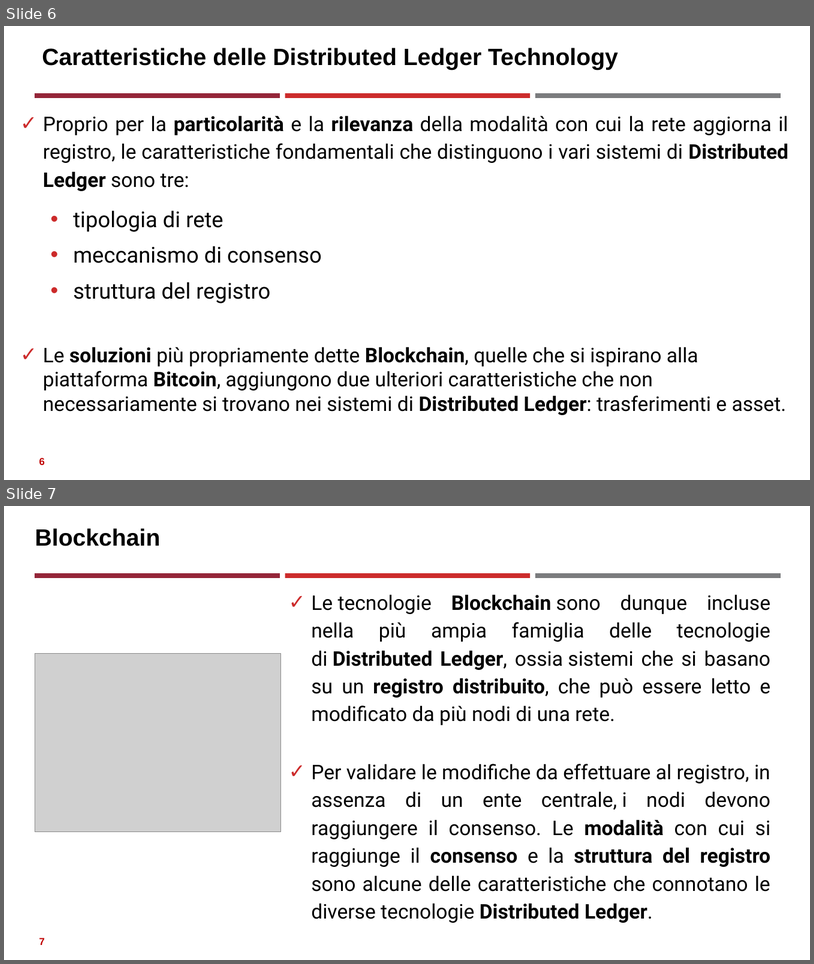
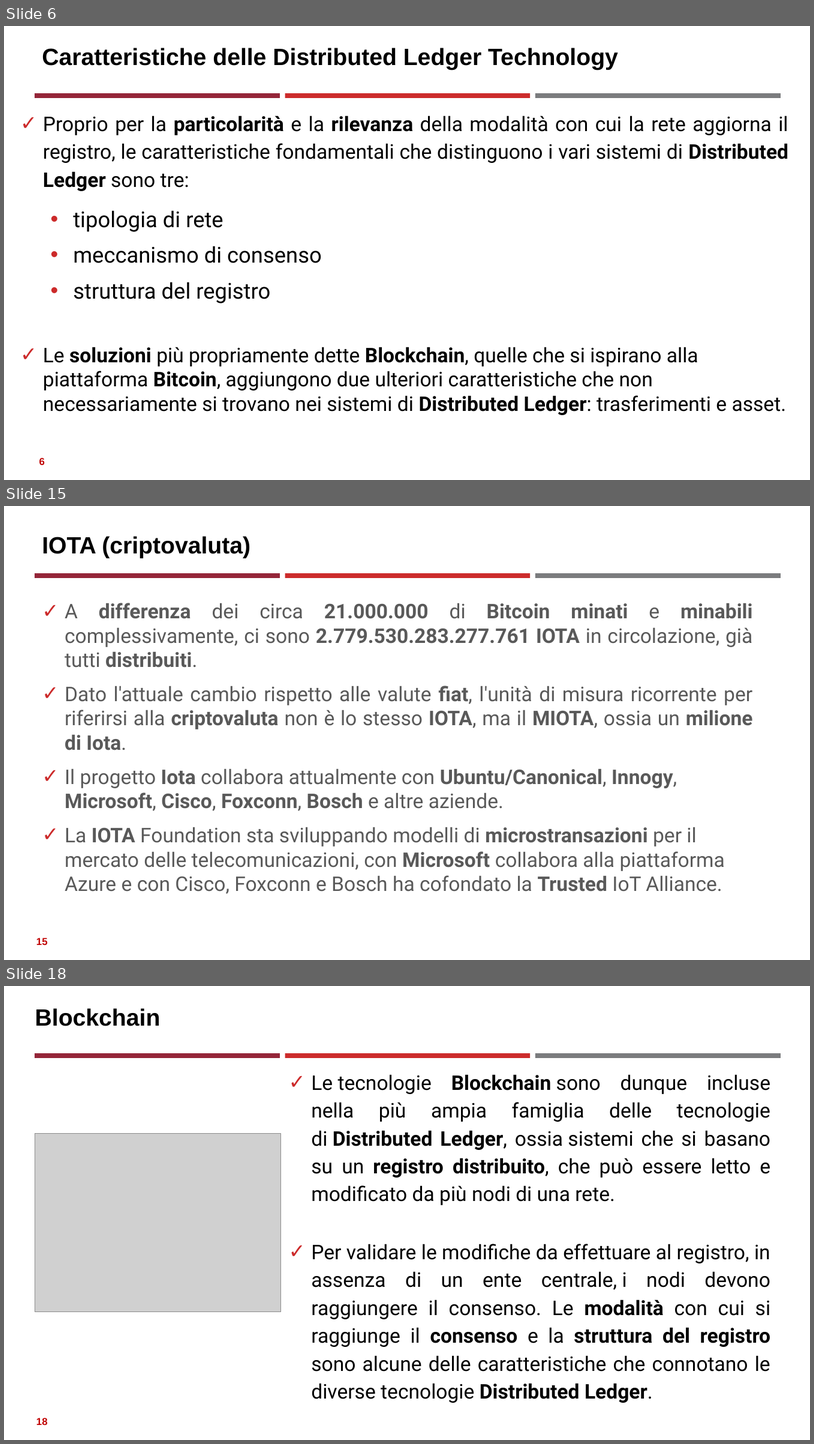
Before and after one commit to neural1977/data_science_interview_material, a slide deck: Assicurazioni/Distributed Ledger Technology_ita.pptx. Shown one above the other, each under a label of ours: slides 6 and 7 before the commit, slides 6, 15 and 18 after it; the slides between them are not shown. The pictures are 814x964 and 814x1444 pixels, drawn with LibreOffice and Linux fonts; fonts in the diff are those of the drawing; grey boxes stand for pictures. Boxes give left, top, right and bottom in pixels: in the first picture for what was removed or moved away, otherwise in the second. Text is boxed around its words. In the diff, an @@ line names an element or a change of style, - is before the commit and + after.

```diff
--- a/Assicurazioni/Distributed Ledger Technology_ita.pptx
+++ b/Assicurazioni/Distributed Ledger Technology_ita.pptx
@@ slide 15 added at (4, 506, 810, 960), background #FFFFFF; not listed: 3 template elements that a slide beside it also shows @@
@@ title added at (42, 536, 251, 558), 28 pt, text #000000, bold @@
+IOTA (criptovaluta)
@@ text added at (65, 603, 753, 894), 24 pt, text #595959 @@
+✓ A differenza dei circa 21.000.000 di Bitcoin minati e minabili complessivamente, ci sono 2.779.530.283.277.761 IOTA in circolazione, già tutti distribuiti.
+✓ Dato l'attuale cambio rispetto alle valute fiat, l'unità di misura ricorrente per riferirsi alla criptovaluta non è lo stesso IOTA, ma il MIOTA, ossia un milione di Iota.
+✓ Il progetto Iota collabora attualmente con Ubuntu/Canonical, Innogy, Microsoft, Cisco, Foxconn, Bosch e altre aziende.
+✓ La IOTA Foundation sta sviluppando modelli di microstransazioni per il mercato delle telecomunicazioni, con Microsoft collabora alla piattaforma Azure e con Cisco, Foxconn e Bosch ha cofondato la Trusted IoT Alliance.
@@ page number added at (36, 937, 48, 945), 12 pt, text #C00000, bold @@
+15
@@ what was slide 7 is now slide 18 @@
@@ page number at (36, 1417, 48, 1425): text changed @@
-7
+18
```
Also in this commit, not shown: 11 other slides added, 5 other files.
